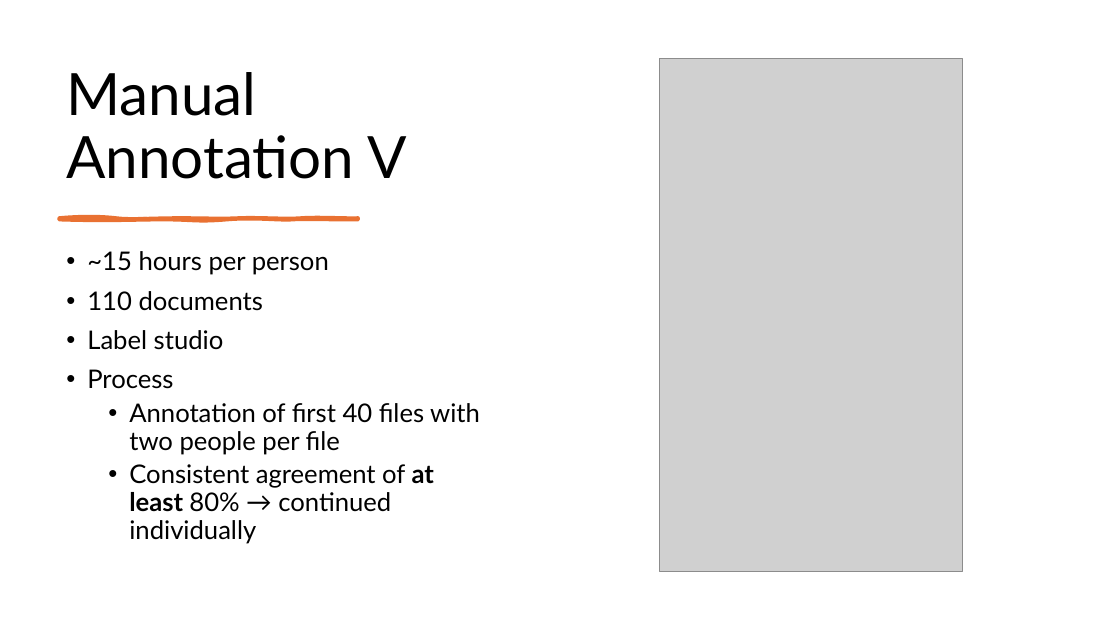
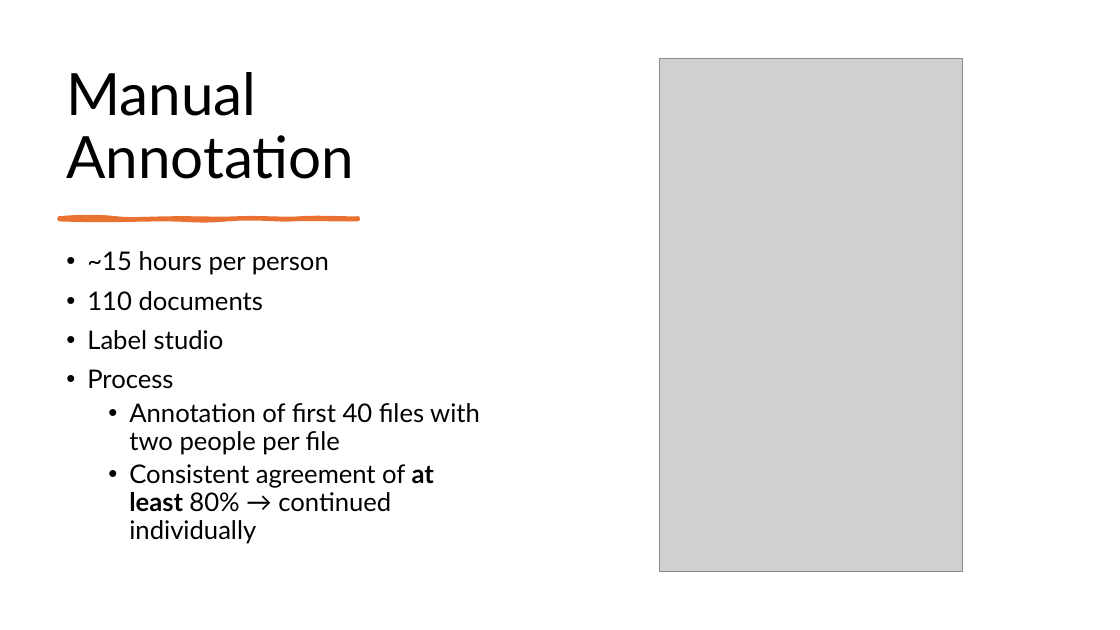
Before and after one commit to kiliankoeck/NLP, a slide deck: slide 8 of NLP-Group18.pptx. Drawn at 1120x630 pixels with LibreOffice and Linux fonts; fonts in the diff are those of the drawing; grey boxes stand for pictures. Boxes give left, top, right and bottom in pixels: in the first picture for what was removed or moved away, otherwise in the second. Text is boxed around its words. In the diff, an @@ line names an element or a change of style, - is before the commit and + after.

```diff
--- a/NLP-Group18.pptx
+++ b/NLP-Group18.pptx
@@ title at (x1=66, y1=72, x2=354, y2=179): text changed @@
-Manual Annotation V
+Manual Annotation
```
Also in this commit, not shown: 3 other slides changed.
